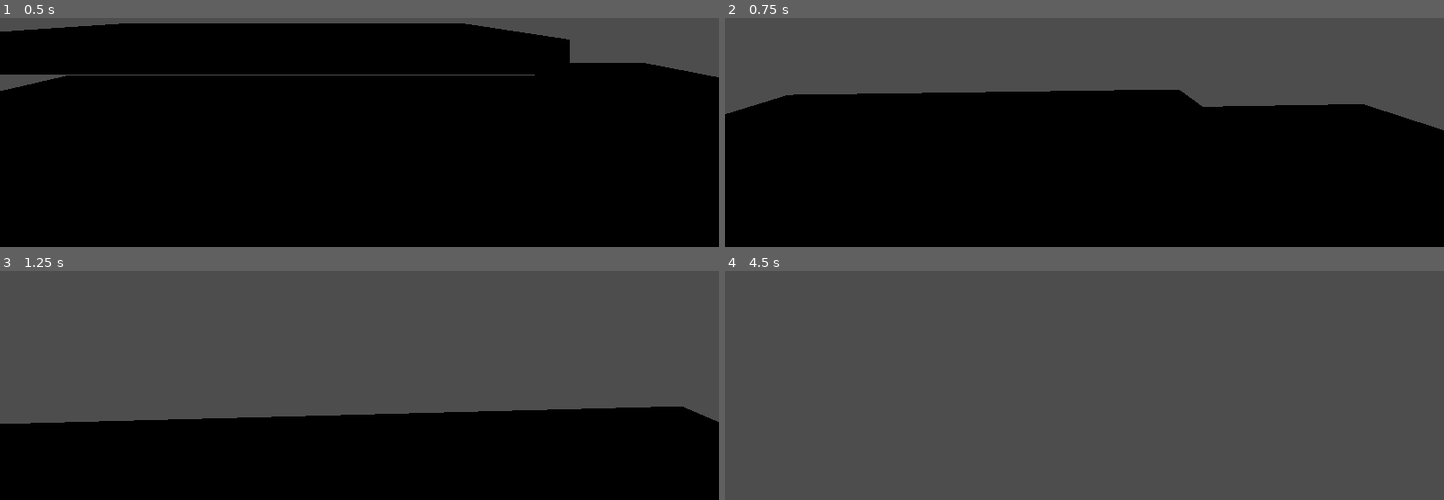
Above: before the commit, frames 1-4 (two rows, left to right).
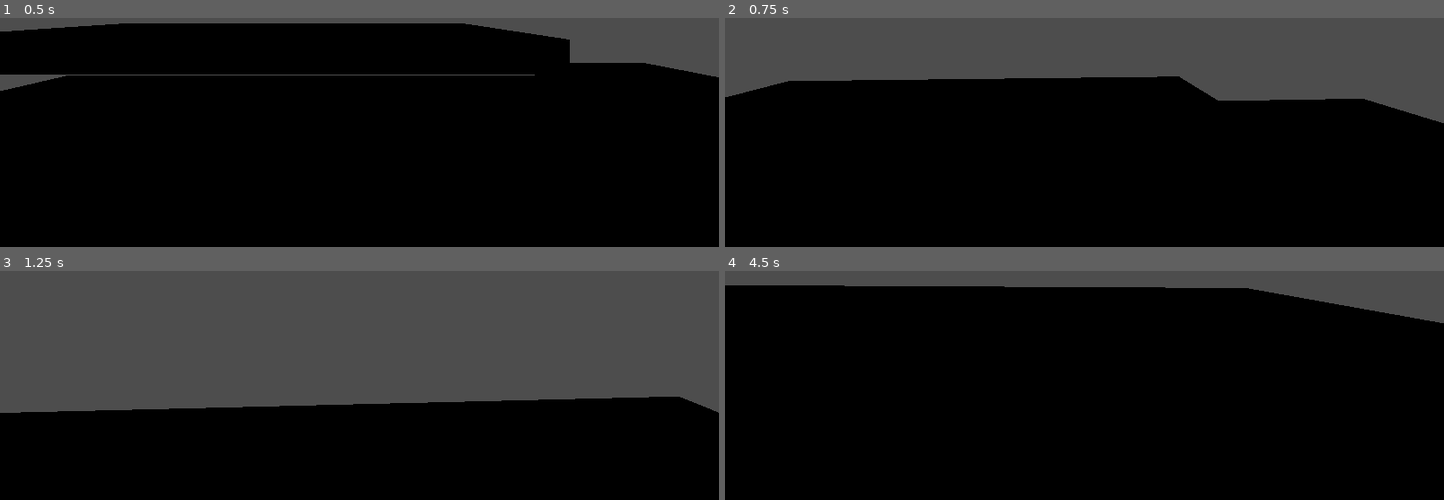
Above: after the commit, the same moments.

Repository: BananaHolograma/First-Person-Controller
Game: Godot game, scene res://playground_scene.tscn
Two runs of this game, one before a commit and one after it. Both use one fixed random seed, a clock stepped at 60 frames per second and the inputs below.
Inputs (mouse positions are in pixels of both pictures, inside the frame that each line leads up to):
- Up to frame 1 (0.5 s): no input
- Up to frame 2 (0.75 s): tap Enter at 0.5 s; move the mouse to (outside the picture) at 0.52 s; hold Up (ui_up) from 0.53 s (still down); tap Space (jump) at 0.6 s
- Up to frame 3 (1.25 s): keep holding Up (ui_up); tap Space (jump) at 0.77, 1.07 s
- Up to frame 4 (4.5 s): keep holding Up (ui_up); move the mouse to (outside the picture) at 1.27 s; tap Shift (crawl) at 1.35, 4.35 s; tap Space (jump) at 1.52, 1.55, 1.82, 2.3, 3.02, 3.05, 3.32, 3.6, 3.77, 4.07 s; move the mouse to (outside the picture) at 2.02 s; hold Ctrl (crouch) 2.03-2.78 s; move the mouse to (outside the picture) at 2.77 s; tap Alt (free_look) at 2.85 s; move the mouse to (outside the picture) at 3.52 s; move the mouse to (outside the picture) at 4.27 s

Frame 1 is identical in both runs. In frame 2, 4.8% of the frame differs, in the area x 0-100%, y 25-50%; in frame 3, 4.5%; in frame 4, 91%, in the area x 0-100%, y 6-100%.

Commit message:
allow to jump multiple times and shorter jump when input is release before time

Diff:
--- a/first_person_controller/first_person_controller.tscn
+++ b/first_person_controller/first_person_controller.tscn
@@ -130,6 +130,7 @@
 
 [node name="Jump" type="Node" parent="FiniteStateMachine"]
 script = ExtResource("5_giftp")
+jump_times = 2
 
 [node name="Crouch" type="Node" parent="FiniteStateMachine"]
 script = ExtResource("7_skljo")
--- a/first_person_controller/state_machine/states/Slide.gd
+++ b/first_person_controller/state_machine/states/Slide.gd
@@ -39,7 +39,8 @@
 	if slide_tilt > 0:
 		neck.rotation.z = lerp(neck.rotation.z, slide_side * deg_to_rad(slide_tilt), delta * 8.0)
 
-	detect_jump()
+	if not ceil_shape_cast.is_colliding():
+		detect_jump()
 
 	owner.move_and_slide()
 
--- a/first_person_controller/state_machine/states/jump.gd
+++ b/first_person_controller/state_machine/states/jump.gd
@@ -2,10 +2,13 @@
 
 ## The height of the jump
 @export var jump_velocity := 5.0
+@export var jump_times := 1
 ## The speed when moves horizontally in the air
 @export var air_speed := 2.0
 ## Will be multiplied by delta
 @export var lerp_smoothness := 3.0
+
+var jump_count := 1
 
 func _enter():
 	if not previous_states.is_empty() and previous_states.back() is Slide:
@@ -13,6 +16,8 @@
 
 	owner.velocity.y = jump_velocity
 
+func _exit():
+	jump_count = 1
 
 func physics_update(delta):
 	super.physics_update(delta)
@@ -26,4 +31,18 @@
 	owner.velocity.x = lerp(owner.velocity.x, direction.x * air_speed, delta * lerp_smoothness)
 	owner.velocity.z = lerp(owner.velocity.z, direction.z * air_speed, delta * lerp_smoothness)
 
+	if Input.is_action_just_pressed("jump") and jump_times > 1 and jump_count < jump_times:
+		owner.velocity.y = jump_velocity
+		jump_count += 1
+
+	if Input.is_action_just_released("jump"):
+		shorten_jump()
+
 	owner.move_and_slide()
+
+
+func shorten_jump():
+	var new_jump_velocity = jump_velocity / 2
+
+	if owner.velocity.y > new_jump_velocity:
+		owner.velocity.y = new_jump_velocity
